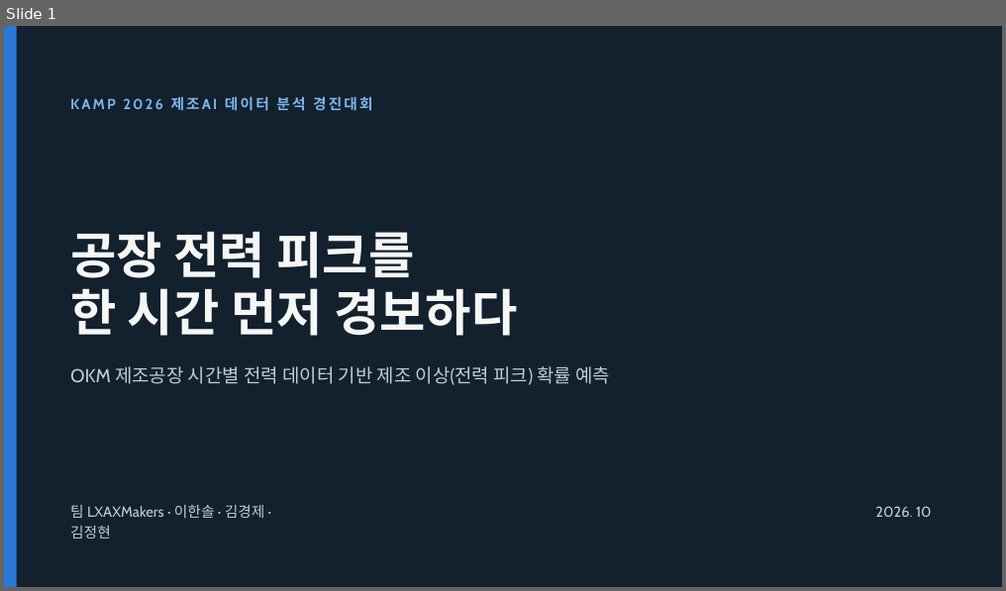
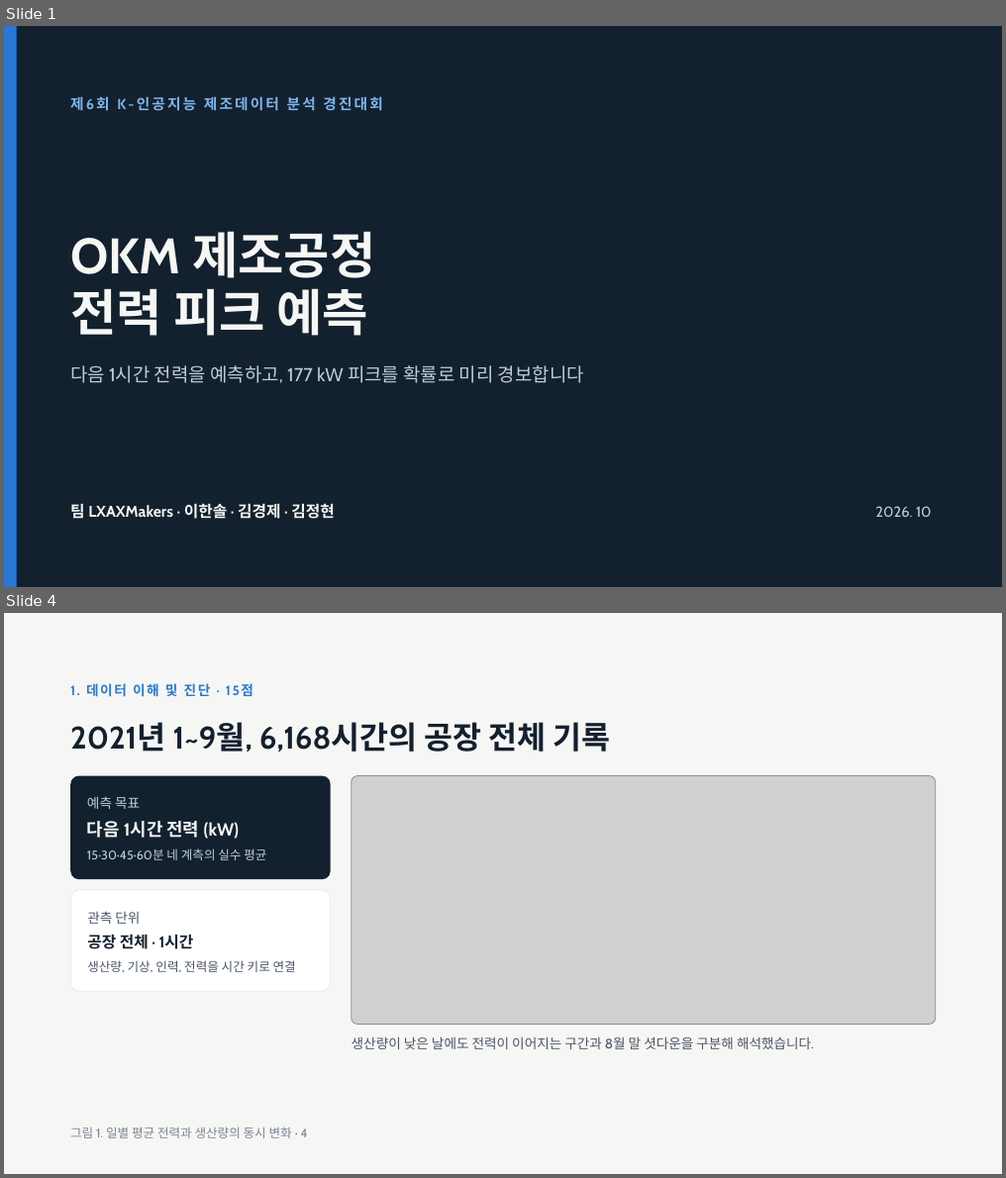
Before and after one commit to jgi0117/KAMP-Competition, a slide deck: docs/presentation/OKM 전력 피크 예측 발표.pptx. Shown one above the other, each under a label of ours: slide 1 before the commit, slides 1 and 4 after it; the slides between them are not shown. The pictures are 1006x591 and 1006x1178 pixels, drawn with LibreOffice and Linux fonts; fonts in the diff are those of the drawing; grey boxes stand for pictures. Boxes give left, top, right and bottom in pixels: in the first picture for what was removed or moved away, otherwise in the second. Text is boxed around its words. In the diff, an @@ line names an element or a change of style, - is before the commit and + after.

```diff
--- a/docs/presentation/OKM 전력 피크 예측 발표.pptx
+++ b/docs/presentation/OKM 전력 피크 예측 발표.pptx
@@ slide 4 added at [4,613,1002,1174], background #F6F7F4 @@
@@ text added at [70,683,211,697], 13 pt, text #2A78D6, bold @@
+1. 데이터 이해 및 진단 · 15점
@@ title added at [70,722,611,753], 30 pt, text #13202E, bold @@
+2021년 1~9월, 6,168시간의 공장 전체 기록
@@ rounded rectangle added at [70,776,331,879], fill #13202E @@
@@ picture added at [351,776,936,1025] @@
@@ text added at [87,796,140,809], 13 pt, text #BFCCDA @@
+예측 목표
@@ text added at [87,821,240,839], 17 pt, text #F6F7F4, bold @@
+다음 1시간 전력 (kW)
@@ text added at [87,849,266,861], 12 pt, text #BFCCDA @@
+15·30·45·60분 네 계측의 실수 평균
@@ rounded rectangle added at [70,890,331,991], fill #FFFFFF, outline #DDE2E7 0.5 pt @@
@@ text added at [87,912,140,924], 13 pt, text #4A5568 @@
+관측 단위
@@ text added at [87,934,194,950], 15 pt, text #13202E, bold @@
+공장 전체 · 1시간
@@ text added at [87,960,296,972], 12 pt, text #4A5568 @@
+생산량, 기상, 인력, 전력을 시간 키로 연결
@@ text added at [351,1037,814,1050], 13 pt, text #4A5568 @@
+생산량이 낮은 날에도 전력이 이어지는 구간과 8월 말 셧다운을 구분해 해석했습니다.
@@ text added at [70,1127,308,1139], 12 pt, text #7A8594 @@
+그림 1. 일별 평균 전력과 생산량의 동시 변화 · 4
@@ slide 1 changed as well @@
@@ text at [70,96,383,111]: text changed @@
-KAMP 2026 제조AI 데이터 분석 경진대회
+제6회 K-인공지능 제조데이터 분석 경진대회
@@ title at [70,231,375,336]: text changed @@
-공장 전력 피크를
-한 시간 먼저 경보하다
+OKM 제조공정
+전력 피크 예측
@@ text at [70,366,584,383]: text changed @@
-OKM 제조공장 시간별 전력 데이터 기반 제조 이상(전력 피크) 확률 예측
+다음 1시간 전력을 예측하고, 177 kW 피크를 확률로 미리 경보합니다
@@ text "팀 LXAXMakers · 이한솔 · ..." at [70,503,334,519]: size 14 to 15 pt, text colour #BFCCDA to #F6F7F4, bold on; line spacing 19.6pt to 21pt @@
```
Also in this commit, not shown: 3 other slides changed, 21 other slides added, 16 slides removed.
